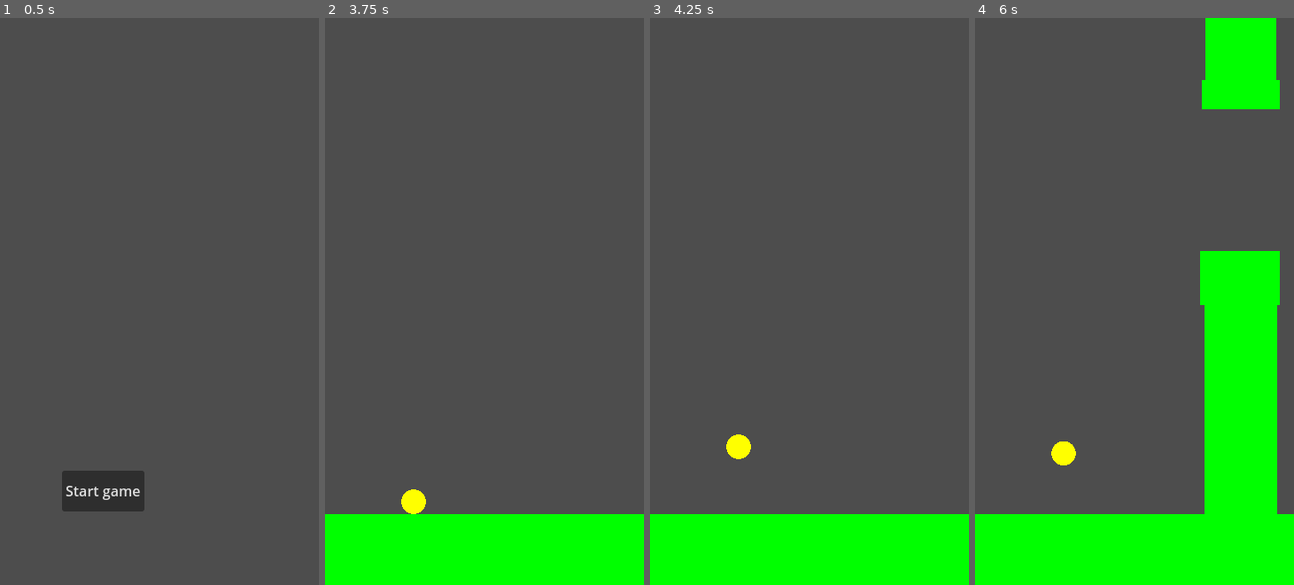
Above: before the commit, frames 1-4 (left to right).
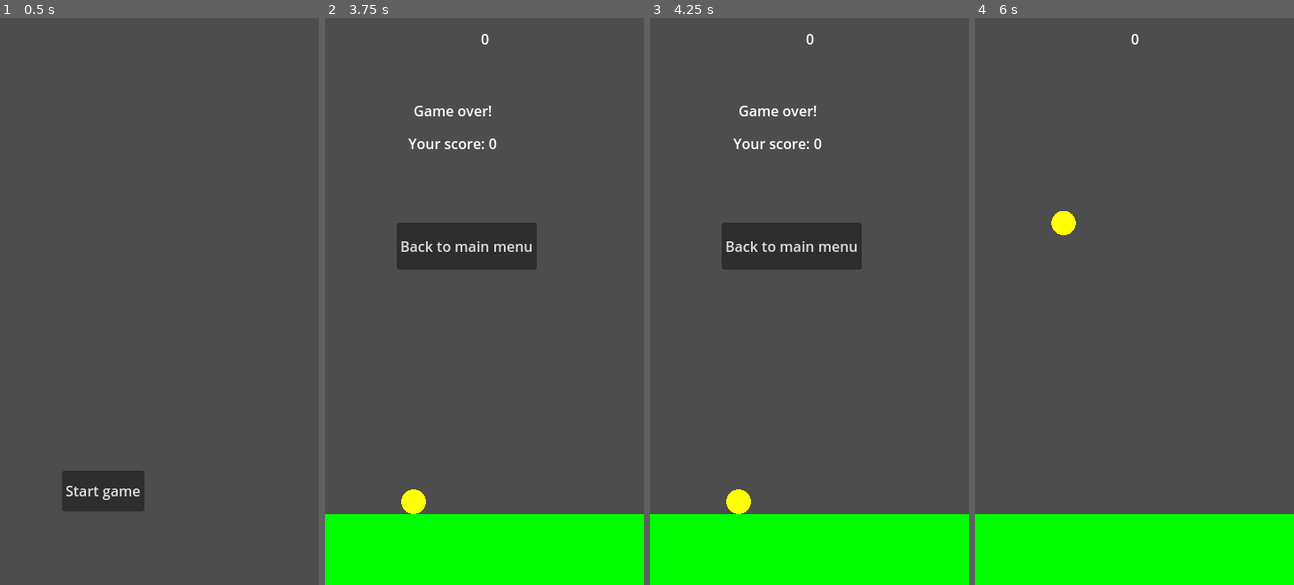
Above: after the commit, the same moments.

Repository: ArtemTopolskyi/20-games-challenge
Game: Godot game, scene res://scenes/MainMenu/main_menu.tscn
The game is run twice, just before and just after one commit, with the same random seed, the same clock (stepped at 60 frames per second) and the same inputs.
Inputs (mouse positions are in pixels of both pictures, inside the frame that each line leads up to):
- Up to frame 1 (0.5 s): no input
- Up to frame 2 (3.75 s): click "Start game" at 0.5 s; tap Space at 1.25 s; tap Enter (ui_accept) at 1.52, 2.27 s
- Up to frame 3 (4.25 s): tap Enter (ui_accept) at 3.77 s
- Up to frame 4 (6 s): click (1115, 244) at 4.25 s, where only the run after the commit has a clickable "Back to main menu"; click (1077, 488) at 5 s, where only the run after the commit has a clickable "Start game"; tap Space at 5.75 s

Frame 1 is identical in both runs. In frame 2, 4.0% of the frame differs, in the area x 22-67%, y 2-45%; in frame 3, 4.6%; in frame 4, 15%, in the area x 23-96%, y 0-88%.

Commit message:
finalized flappy bird game loop (death conditions/score/game restart)

Diff:
--- a/flappy-bird/project.godot
+++ b/flappy-bird/project.godot
@@ -18,6 +18,7 @@
 [autoload]
 
 Global="*res://scenes/Global/global.tscn"
+Signals="*res://scenes/Signals/signals.tscn"
 
 [display]
 
--- a/flappy-bird/scenes/Bird/bird.gd
+++ b/flappy-bird/scenes/Bird/bird.gd
@@ -5,6 +5,14 @@
 
 var is_activated = false;
 var jump_triggered = false;
+
+func _ready():
+	Signals.game_over.connect(handle_game_over);
+
+
+func handle_game_over():
+	set_process(false);
+
 
 func activate() -> void:
 	is_activated = true;
@@ -20,8 +28,8 @@
 		velocity.y = JUMP_VELOCITY;
 		jump_triggered = false;
 
-	if is_on_floor():
-		print("Player touched the groud; game over");
+	if !Global.is_game_finished && is_on_floor():
+		Signals.game_over.emit();
 
 	move_and_slide();
 
--- /dev/null
+++ b/flappy-bird/scenes/GameFinishedModal/game_finished_modal.gd
@@ -0,0 +1,13 @@
+extends Control
+
+func _ready() -> void:
+	Signals.game_over.connect(on_game_over);
+
+
+func on_game_over():
+	$ScoreLabel.text = "Your score: " + str(Global.current_score);
+	visible = true;
+
+
+func _on_button_pressed() -> void:
+	get_tree().change_scene_to_file("res://scenes/MainMenu/main_menu.tscn")
--- /dev/null
+++ b/flappy-bird/scenes/GameFinishedModal/game_finished_modal.tscn
@@ -0,0 +1,36 @@
+[gd_scene load_steps=2 format=3 uid="uid://cvtl3nsaj2j15"]
+
+[ext_resource type="Script" uid="uid://cm0xpj2eblvmk" path="res://scenes/GameFinishedModal/game_finished_modal.gd" id="1_w2ik3"]
+
+[node name="GameFinishedModal" type="Control"]
+layout_mode = 3
+anchors_preset = 0
+offset_left = 44.0
+offset_top = 93.0
+offset_right = 334.0
+offset_bottom = 334.0
+script = ExtResource("1_w2ik3")
+
+[node name="Label" type="Label" parent="."]
+layout_mode = 0
+offset_left = 56.0
+offset_right = 234.0
+offset_bottom = 42.0
+text = "Game over!"
+
+[node name="ScoreLabel" type="Label" parent="."]
+offset_left = 50.0
+offset_top = 37.0
+offset_right = 228.0
+offset_bottom = 79.0
+text = "Your score: 0"
+
+[node name="Button" type="Button" parent="."]
+layout_mode = 0
+offset_left = 37.0
+offset_top = 138.0
+offset_right = 195.0
+offset_bottom = 191.0
+text = "Back to main menu"
+
+[connection signal="pressed" from="Button" to="." method="_on_button_pressed"]
--- a/flappy-bird/scenes/GameWorld/game_world.tscn
+++ b/flappy-bird/scenes/GameWorld/game_world.tscn
@@ -1,9 +1,11 @@
-[gd_scene load_steps=5 format=3 uid="uid://c0we148n745ul"]
+[gd_scene load_steps=7 format=3 uid="uid://c0we148n745ul"]
 
 [ext_resource type="Script" uid="uid://ewy8xjv4tykd" path="res://scenes/GameWorld/game_world.gd" id="1_vfn31"]
 [ext_resource type="PackedScene" uid="uid://cu0kojsg35dgb" path="res://scenes/Bird/bird.tscn" id="1_xto18"]
 [ext_resource type="PackedScene" uid="uid://bcgbrrdgbvvxm" path="res://scenes/PipeSpawner/pipe_spawner.tscn" id="2_xto18"]
 [ext_resource type="PackedScene" uid="uid://d013knlih05g0" path="res://scenes/Ground/ground.tscn" id="3_vldkp"]
+[ext_resource type="PackedScene" uid="uid://cvtl3nsaj2j15" path="res://scenes/GameFinishedModal/game_finished_modal.tscn" id="5_536h0"]
+[ext_resource type="PackedScene" uid="uid://bwl5fc8txjo4h" path="res://scenes/ScoreLabel/score_label.tscn" id="5_x26tm"]
 
 [node name="GameWorld" type="Node2D"]
 script = ExtResource("1_vfn31")
@@ -16,9 +18,22 @@
 [node name="Ground" parent="." instance=ExtResource("3_vldkp")]
 position = Vector2(0, 640)
 
+[node name="ScoreLabel" parent="." instance=ExtResource("5_x26tm")]
+anchors_preset = 10
+anchor_left = 0.0
+anchor_right = 1.0
+offset_left = 176.0
+offset_top = 12.0
+offset_right = 210.0
+offset_bottom = 35.0
+size_flags_horizontal = 1
+
 [node name="StartGameLabel" type="Label" parent="."]
 offset_left = 103.0
 offset_top = 217.0
 offset_right = 337.0
 offset_bottom = 240.0
 text = "Press 'Space' or 'Enter' to start"
+
+[node name="GameFinishedModal" parent="." instance=ExtResource("5_536h0")]
+visible = false
--- a/flappy-bird/scenes/Global/global.gd
+++ b/flappy-bird/scenes/Global/global.gd
@@ -2,6 +2,8 @@
 
 var largest_score: int = 0;
 var current_score: int = 0;
+
+var is_game_finished = false;
 
 func increment_current_score() -> void:
 	current_score += 1;
--- a/flappy-bird/scenes/MainMenu/main_menu.gd
+++ b/flappy-bird/scenes/MainMenu/main_menu.gd
@@ -2,4 +2,7 @@
 
 
 func _on_button_pressed() -> void:
+	Global.is_game_finished = false;
+	Global.current_score = 0;
+
 	get_tree().change_scene_to_file("res://scenes/GameWorld/game_world.tscn");
--- a/flappy-bird/scenes/PipeSpawner/pipe_spawner.gd
+++ b/flappy-bird/scenes/PipeSpawner/pipe_spawner.gd
@@ -6,7 +6,8 @@
 const PIPE_HEIGHT = 640;
 const PIPES_VERTICAL_GAP = 160;
 
-signal game_over
+func _ready() -> void:
+	Signals.game_over.connect(handle_game_over);
 
 func start_timer() -> void:
 	$Timer.start();
@@ -26,22 +27,9 @@
 		randf_range(-PIPE_HEIGHT / 4, PIPE_HEIGHT / 4)
 	);
 
-	vertical_pipes.game_end.connect(handle_game_over)
 	vertical_pipes.position = pipes_spawn_position;
 
 	add_child(vertical_pipes);
 
 func handle_game_over():
 	$Timer.stop();
-	game_over.emit();
-	stop_all_pipes();
-
-
-
-func stop_all_pipes():
-	var children = get_children();
-	print("before loop");
-	for child in children:
-		if child.is_in_group("Pipes"):
-			print(child, child.name)
-			child.stop_game();
--- /dev/null
+++ b/flappy-bird/scenes/ScoreLabel/score_label.gd
@@ -0,0 +1,7 @@
+extends Label
+
+func _ready() -> void:
+	Signals.score_updated.connect(on_score_updated);
+
+func on_score_updated(value: int):
+	text = str(value);
--- /dev/null
+++ b/flappy-bird/scenes/ScoreLabel/score_label.tscn
@@ -0,0 +1,15 @@
+[gd_scene load_steps=2 format=3 uid="uid://bwl5fc8txjo4h"]
+
+[ext_resource type="Script" uid="uid://dr5eq3yaedh11" path="res://scenes/ScoreLabel/score_label.gd" id="1_kdayr"]
+
+[node name="ScoreLabel" type="Label"]
+anchors_preset = 5
+anchor_left = 0.5
+anchor_right = 0.5
+offset_left = -5.0
+offset_right = 5.0
+offset_bottom = 23.0
+grow_horizontal = 2
+size_flags_horizontal = 4
+text = "0"
+script = ExtResource("1_kdayr")
--- /dev/null
+++ b/flappy-bird/scenes/Signals/signals.gd
@@ -0,0 +1,20 @@
+extends Node
+
+signal game_over
+signal score_updated(value: int)
+
+
+func _ready() -> void:
+	game_over.connect(on_game_over);
+	score_updated.connect(on_score_updated);
+
+
+func on_game_over():
+	Global.is_game_finished = true;
+
+
+func on_score_updated(value: int):
+	Global.current_score = value;
+
+	if Global.current_score > Global.largest_score:
+		Global.largest_score = Global.current_score;
--- /dev/null
+++ b/flappy-bird/scenes/Signals/signals.tscn
@@ -0,0 +1,6 @@
+[gd_scene load_steps=2 format=3 uid="uid://djm7auc5jh0l2"]
+
+[ext_resource type="Script" uid="uid://dtb5twxio8bj2" path="res://scenes/Signals/signals.gd" id="1_mik32"]
+
+[node name="Signals" type="Node"]
+script = ExtResource("1_mik32")
--- a/flappy-bird/scenes/VerticalPipe/vertical_pipe.gd
+++ b/flappy-bird/scenes/VerticalPipe/vertical_pipe.gd
@@ -2,22 +2,20 @@
 
 const VELOCITY = 100;
 
-signal game_end
+func _ready() -> void:
+	Signals.game_over.connect(stop_physics);
 
-var game_stoped = false;
+
+func stop_physics():
+	set_physics_process(false);
+
 
 func _physics_process(delta: float) -> void:
-	if (game_stoped):
-		return;
-
 	position.x = position.x - (VELOCITY * delta);
 
 	if (position.x < -300):
 		queue_free();
 
-
-func stop_game():
-	game_stoped = true;
 
 func _on_top_pipe_body_entered(body: Node2D) -> void:
 	notify_about_pipe_collision();
@@ -28,11 +26,12 @@
 
 
 func notify_about_pipe_collision():
-	game_end.emit()
+	Signals.game_over.emit();
 
 
 func _on_area_2d_body_exited(body: Node2D) -> void:
 	notify_about_player_passed_pipe();
 
 func notify_about_player_passed_pipe():
-	Global.increment_current_score();
+	if !Global.is_game_finished:
+		Signals.score_updated.emit(Global.current_score + 1);
Not shown, added: flappy-bird/scenes/GameFinishedModal/game_finished_modal.gd.uid
Not shown, added: flappy-bird/scenes/ScoreLabel/score_label.gd.uid
Not shown, added: flappy-bird/scenes/Signals/signals.gd.uid
